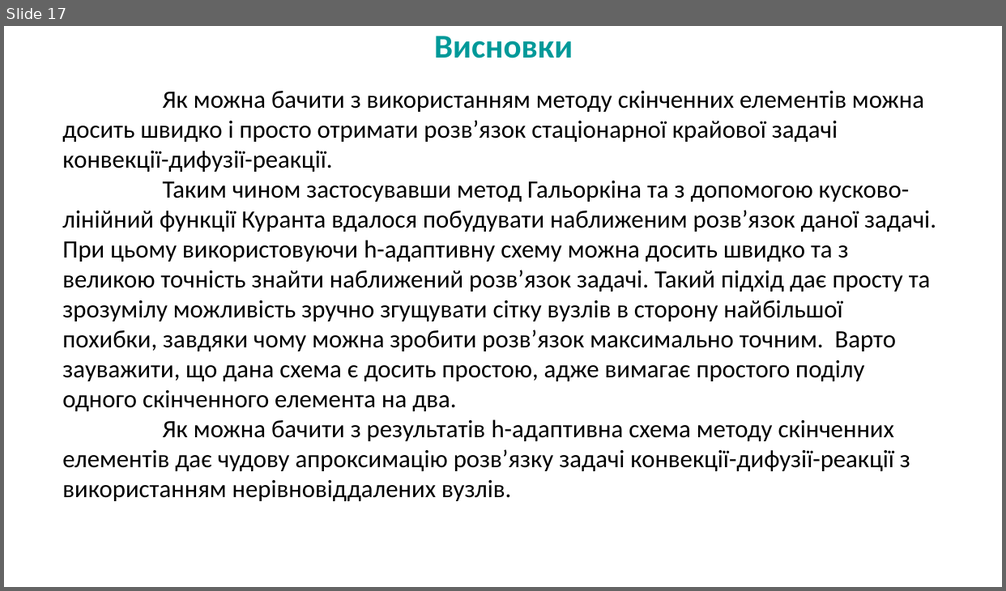
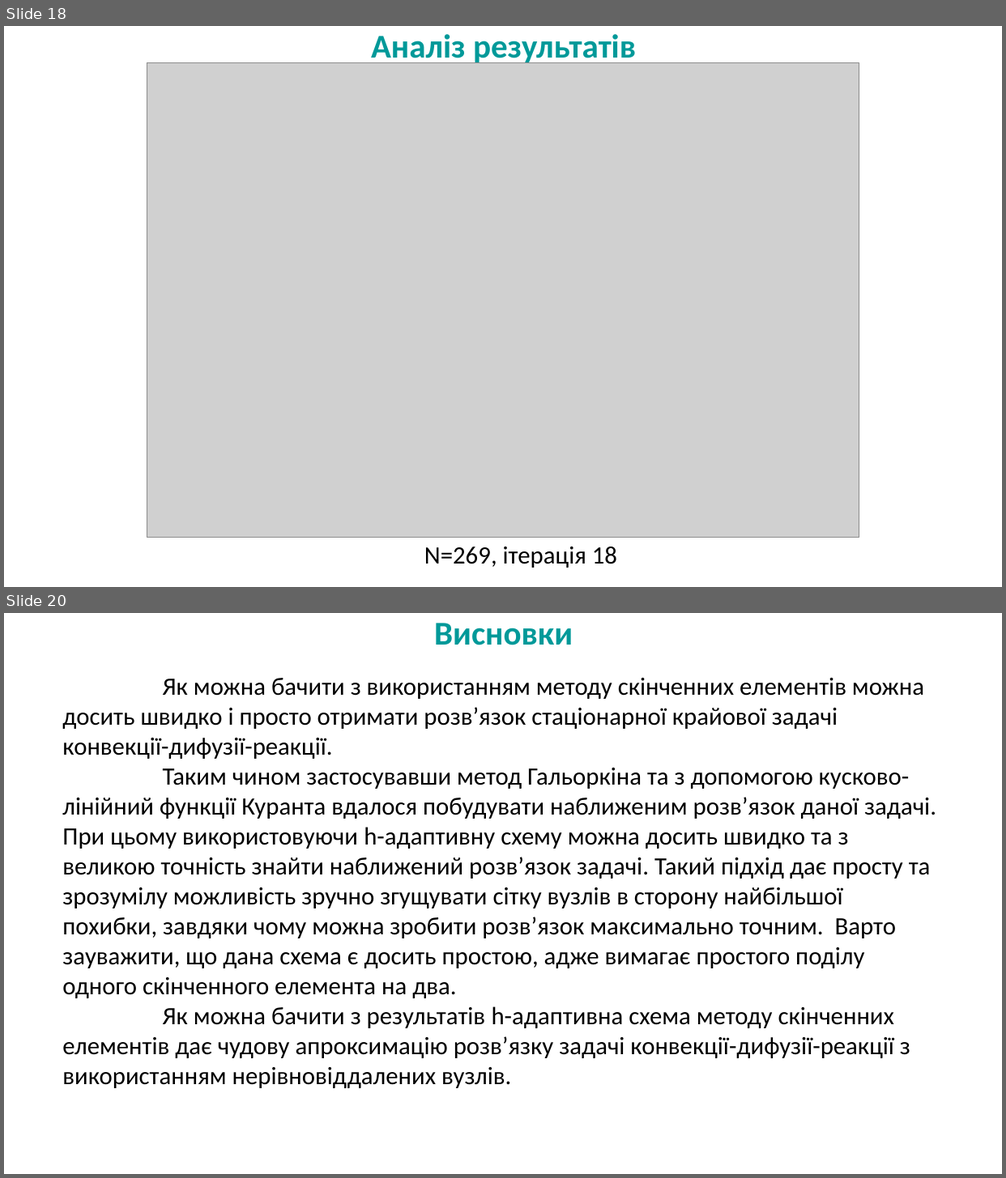
Before and after one commit to BohdanRomaniuk/AdaptiveFEM, a slide deck: docs/Романюк Богдан ПМі-53.pptx. Shown one above the other, each under a label of ours: slide 17 before the commit, slides 18 and 20 after it; the slides between them are not shown. The pictures are 1006x591 and 1006x1178 pixels, drawn with LibreOffice and Linux fonts; fonts in the diff are those of the drawing; grey boxes stand for pictures; background and template pictures are left out. Boxes give left, top, right and bottom in pixels: in the first picture for what was removed or moved away, otherwise in the second. Text is boxed around its words. In the diff, an @@ line names an element or a change of style, - is before the commit and + after.

```diff
--- a/docs/Романюк Богдан ПМі-53.pptx
+++ b/docs/Романюк Богдан ПМі-53.pptx
@@ slide 18 added at [4, 26, 1002, 587], background picture (left out) @@
@@ text added at [371, 34, 636, 66], 24 pt, text #009999, bold @@
+Аналіз результатів
@@ picture added at [147, 63, 859, 538] @@
@@ text added at [424, 547, 617, 568], 18 pt, text #000000 @@
+N=269, ітерація 18
@@ what was slide 17 is now slide 20 @@
```
Also in this commit, not shown: 6 slides changed, 2 other slides added, 6 other files.
